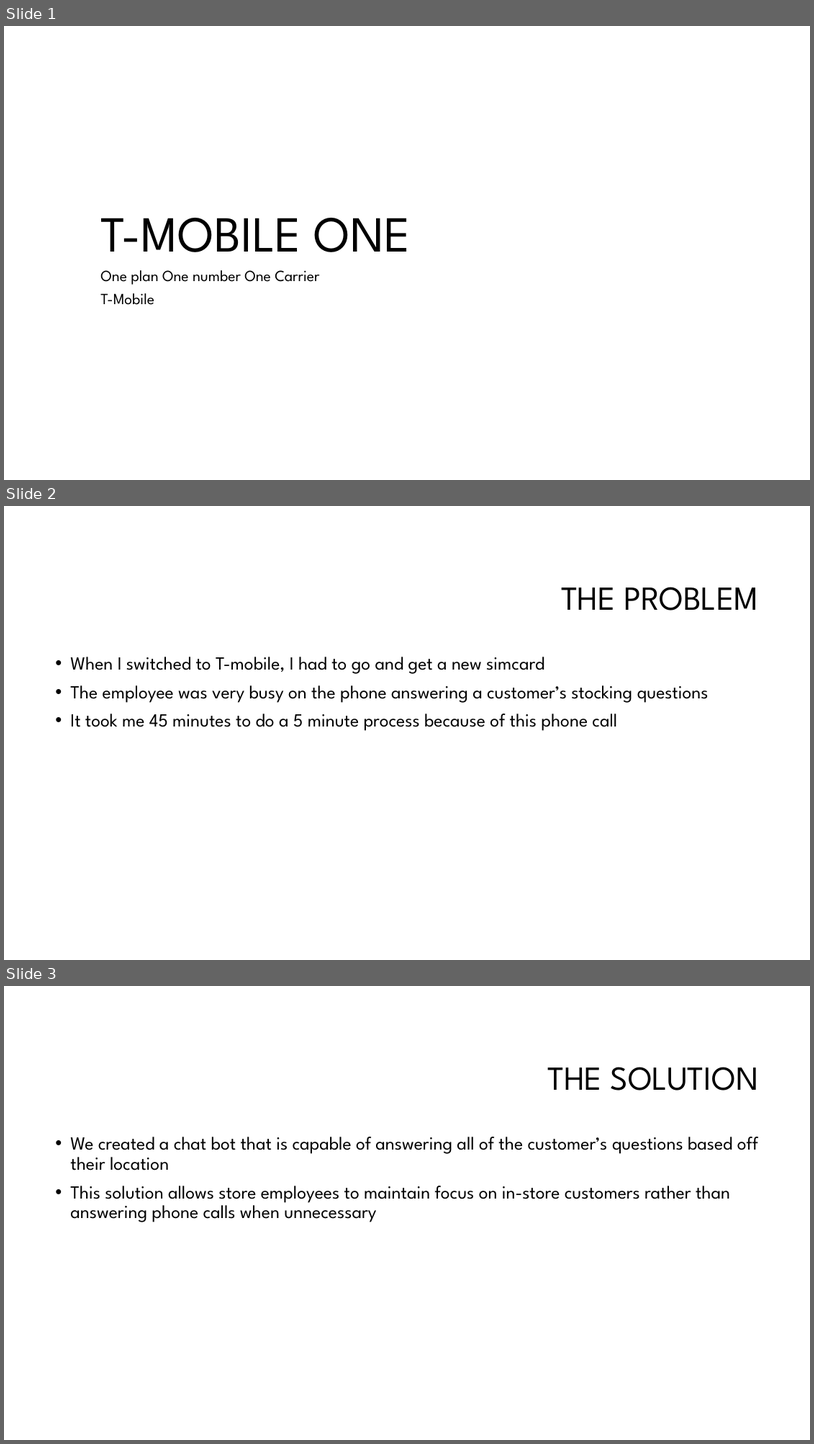
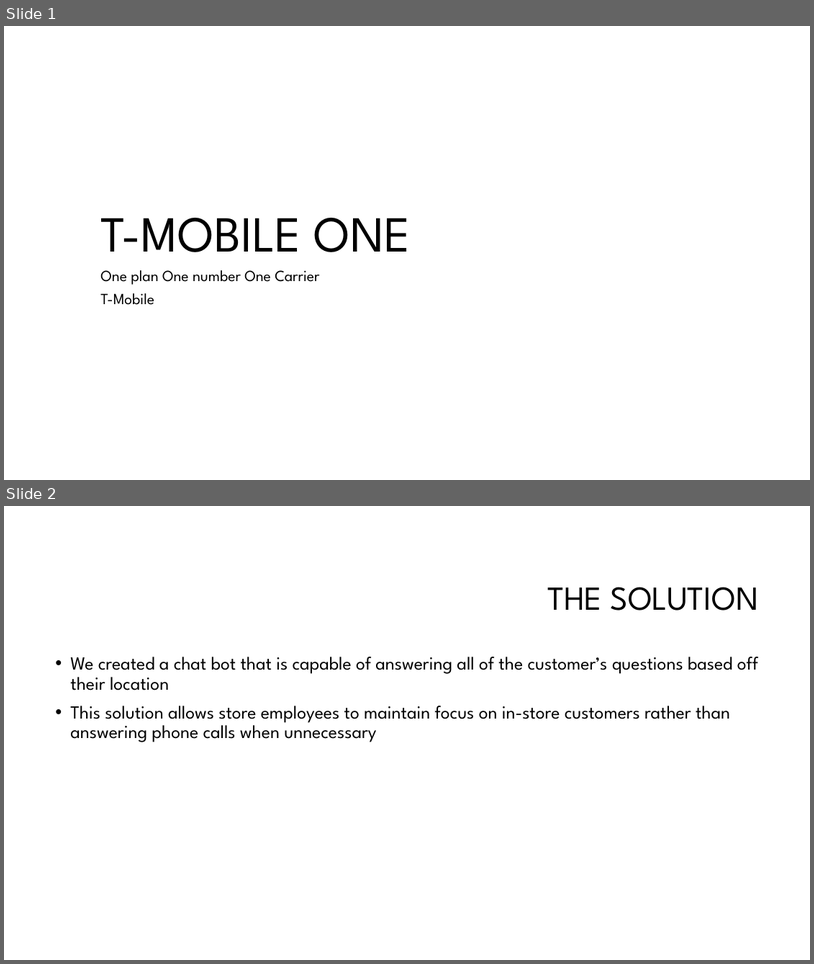
Before and after one commit to theriley106/Mobey, a slide deck: T-Mobile one.pptx. Shown one above the other, each under a label of ours: slides 1, 2 and 3 before the commit, slides 1 and 2 after it. The pictures are 814x1444 and 814x964 pixels, drawn with LibreOffice and Linux fonts; fonts in the diff are those of the drawing; background and template pictures are left out. Boxes give left, top, right and bottom in pixels: in the first picture for what was removed or moved away, otherwise in the second. Text is boxed around its words. In the diff, an @@ line names an element or a change of style, - is before the commit and + after.

```diff
--- a/T-Mobile one.pptx
+++ b/T-Mobile one.pptx
@@ slide 2 removed at box(4, 506, 810, 960), background #FFFFFF @@
@@ title removed at box(561, 587, 759, 610) @@
-THE PROBLEM
@@ text removed at box(70, 656, 709, 731) @@
-• When I switched to T-mobile, I had to go and get a new simcard
-• The employee was very busy on the phone answering a customer’s stocking questions
-• It took me 45 minutes to do a 5 minute process because of this phone call
@@ what was slide 3 is now slide 2 @@
```
Also in this commit, not shown: 2 slides changed.
